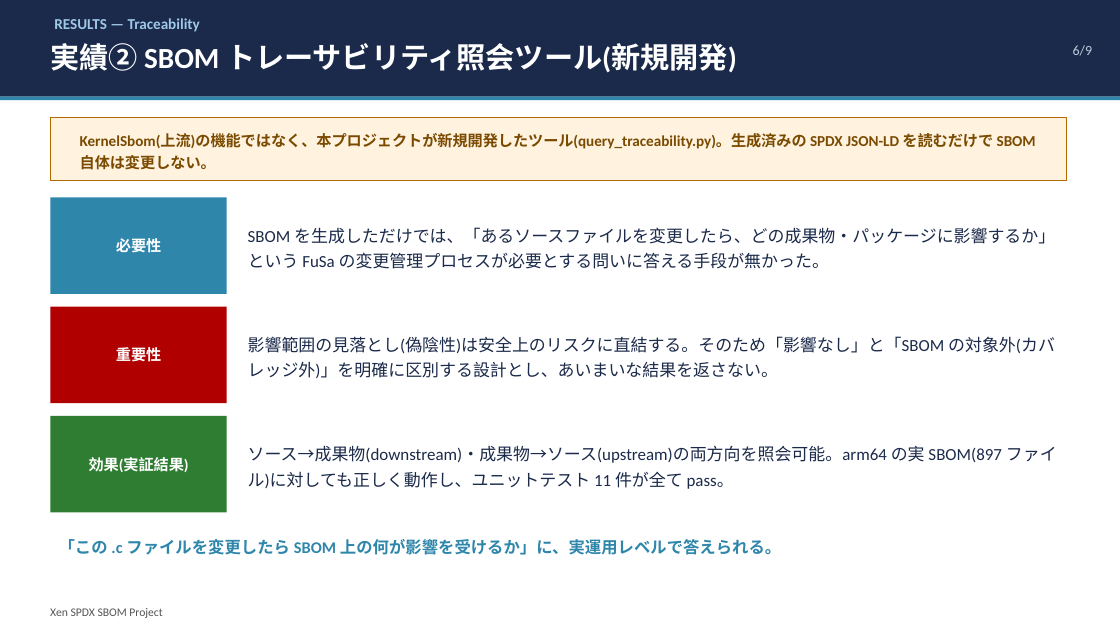
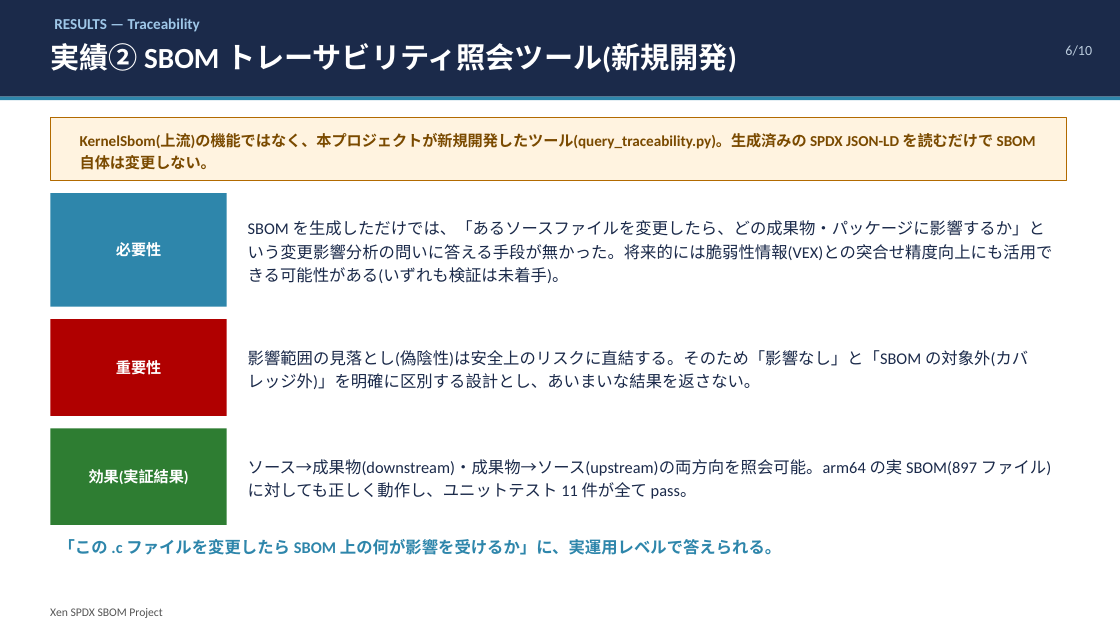
Before and after one commit to harunobukurokawa/sbom-generate-workspace, a slide deck: slide 6 of analysis/presentations/2026-08-19-fusa-sig-status/xen-sbom-status-report.pptx. Drawn at 1120x630 pixels with LibreOffice and Linux fonts; fonts in the diff are those of the drawing. Boxes give left, top, right and bottom in pixels: in the first picture for what was removed or moved away, otherwise in the second. Text is boxed around its words. In the diff, an @@ line names an element or a change of style, - is before the commit and + after.

```diff
--- a/analysis/presentations/2026-08-19-fusa-sig-status/xen-sbom-status-report.pptx
+++ b/analysis/presentations/2026-08-19-fusa-sig-status/xen-sbom-status-report.pptx
@@ text at <box>1065,45,1092,56</box>: text changed @@
-6/9
+6/10
@@ text "必要性": place and size @@
-text "必要性" at <box>116,238,161,253</box>
+text "必要性" at <box>116,242,161,257</box>
@@ rectangle: place and size @@
-rectangle at <box>50,197,227,294</box>
+rectangle at <box>50,193,227,307</box>
@@ text at <box>248,220,1053,283</box>: text changed; size 14.5 to 14 pt @@
-SBOM を生成しただけでは、「あるソースファイルを変更したら、どの成果物・パッケージに影響するか」という FuSa の変更管理プロセスが必要とする問いに答える手段が無かった。
+SBOM を生成しただけでは、「あるソースファイルを変更したら、どの成果物・パッケージに影響するか」という変更影響分析の問いに答える手段が無かった。将来的には脆弱性情報(VEX)との突合せ精度向上にも活用できる可能性がある(いずれも検証は未着手)。
@@ 2 texts, 1 rectangle: place and size @@
-2 texts, 1 rectangle at <box>50,307,1055,403</box>
+2 texts, 1 rectangle at <box>50,319,1028,416</box>
@@ text "影響範囲の見落とし(偽陰性)は安全上のリスクに直結する。そのため「影響なし」と「SBOM の対象外(カバレッジ外)」を明 ..." at <box>248,350,1028,389</box>: size 14.5 to 14 pt; line spacing 1.25 to 1.2 @@
@@ 2 texts, 1 rectangle: place and size @@
-2 texts, 1 rectangle at <box>50,416,1057,513</box>
+2 texts, 1 rectangle at <box>50,429,1051,525</box>
@@ text "ソース→成果物(downstream)・成果物→ソース(upstream)の両方向を照会可能。arm64 の実 SBOM ..." at <box>248,459,1051,499</box>: size 14.5 to 14 pt; line spacing 1.25 to 1.2 @@
```
Also in this commit, not shown: 7 other slides changed, 1 slide added, 4 other files.
